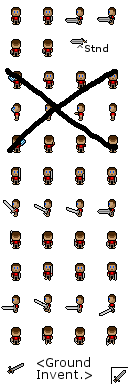
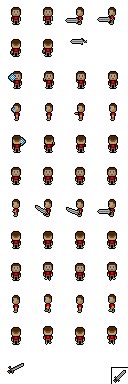
Layered file, before and after one edit (w=128, h=384). Changes by layer:
painted on "Sword" over [35, 205, 81, 216]
hid "ironsword" over [1, 15, 120, 382]
